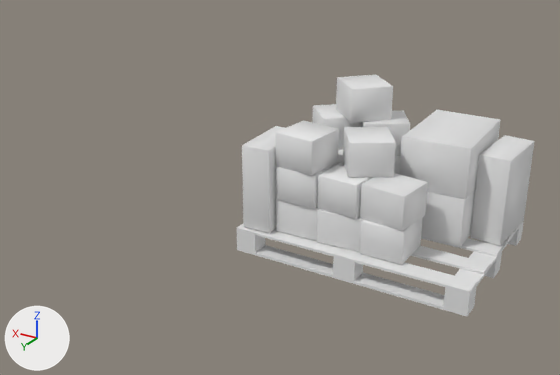
One commit to the FBX model Blender/FBX/Warehouse/Box Pallet2.fbx: the scene before it, then after it.
Before and after are seen from a 50 mm camera at (-2.05, 2.99, 1.91) aimed at (-0.22, -0.07, 0.38). Lighting does not change. The marker at lower left points along +X, +Y and +Z. Where no turn or scale is listed for an object, it has been applied to the vertices.

Objects in the first picture: 'Box Pallet2', 'Boxes2'.
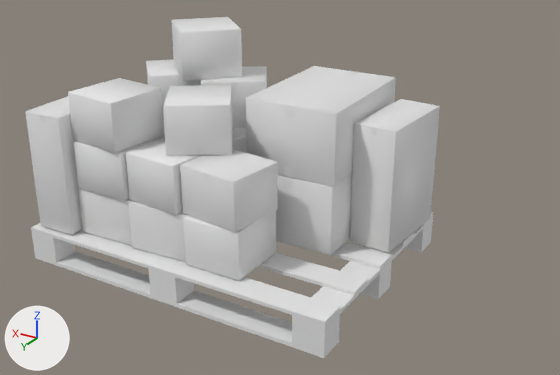
Where the change shows, as pixel boxes [x1, y1, x2, y2] in the pictures (560 x 375 px; the box of a moved part takes in the faces that stretch with it):
'Boxes2', reshaped
    before: [242, 75, 535, 265]
    after: [73, 135, 164, 201]
'Box Pallet2', mesh rescaled
    before: [237, 221, 524, 316]
    after: [31, 212, 433, 358]
'Boxes2.009', added
    after: [246, 66, 396, 187]
'Boxes2.011', added
    after: [350, 99, 440, 253]
'Boxes2.001', added
    after: [180, 149, 278, 232]
'Boxes2.006', added
    after: [68, 78, 164, 153]
'Boxes2.005', added
    after: [25, 96, 83, 235]
'Boxes2.010', added
    after: [276, 173, 353, 256]
'Boxes2.007', added
    after: [163, 85, 233, 156]
'Boxes2.002', added
    after: [183, 211, 276, 281]
'Boxes2.014', added
    after: [171, 17, 242, 81]
'Boxes2.008', added
    after: [126, 137, 203, 215]
'Boxes2.003', added
    after: [129, 201, 188, 262]
'Boxes2.004', added
    after: [78, 189, 132, 245]
'Boxes2.015', added
    after: [201, 67, 267, 128]
'Boxes2.013', added
    after: [146, 60, 202, 120]
'Boxes2.012', added
    after: [163, 120, 247, 153]
part 1 of me_cube_375, moved or reshaped
    before: [276, 163, 337, 209]
    after: [73, 135, 164, 201]
part 2 of me_cube_375, deleted
    before: [242, 75, 535, 265]

Diff of the bpy script that builds the scene:
```diff
--- a/Blender/FBX/Warehouse/Box Pallet2.fbx.py
+++ b/Blender/FBX/Warehouse/Box Pallet2.fbx.py
@@ me_cube_375 @@
-me_cube_375.from_pydata(...)  # 1408 vertices, 1280 faces; spans x -1.257..0.008, y -0.883..-0.02, z 0.133..0.84
+me_cube_375.from_pydata(...)  # 88 vertices, 80 faces; spans x 0.27..0.566, y 0.207..0.522, z 0.419..0.657
+# me_cube_375 part 1: the loose piece of 48 vertices spanning x -0.421..-0.202, y -0.297..-0.063, z 0.311..0.486 is scaled about its middle by 1.35, then moved by (0.729, 0.545, 0.139)
+# me_cube_375 part 2: 45 loose pieces with 1320 vertices, spanning x -1.257..0.008, y -0.883..-0.02, z 0.133..0.84, are deleted
 me_cube_375.materials.append(mat_boxes2_box)
@@ me_cube_366 @@
 me_cube_366.from_pydata(...)  # 192 vertices, 206 faces; spans x -1.242..0.0, y -0.9..0.0, z 0.0..0.13
+# me_cube_366 part 3: the whole mesh is scaled about its middle by 1.35, then moved by (0.621, 0.45, 0.023)
@@ ob_boxes2_009 @@
+ob_boxes2_009 = bpy.data.objects.new('Boxes2.009', me_cube_395)  # 88 vertices, 80 faces; spans x -0.612..-0.134, y -0.57..0.118, z 0.531..0.882; in mat_boxes2_box (white #e7e7e7)
+ob_boxes2_009.location = (0.0, 0.0, 0.0)
@@ ob_boxes2_014 @@
+ob_boxes2_014 = bpy.data.objects.new('Boxes2.014', me_cube_400)  # 88 vertices, 80 faces; spans x 0.034..0.463, y -0.347..0.081, z 0.896..1.134; in mat_boxes2_box (white #e7e7e7)
+ob_boxes2_014.location = (0.0, 0.0, 0.0)
@@ ob_boxes2_010 @@
+ob_boxes2_010 = bpy.data.objects.new('Boxes2.010', me_cube_396)  # 88 vertices, 80 faces; spans x -0.606..-0.141, y -0.566..0.115, z 0.182..0.533; in mat_boxes2_box (white #e7e7e7)
+ob_boxes2_010.location = (0.0, 0.0, 0.0)
@@ ob_boxes2_004 @@
+ob_boxes2_004 = bpy.data.objects.new('Boxes2.004', me_cube_390)  # 88 vertices, 80 faces; spans x 0.255..0.581, y 0.211..0.518, z 0.18..0.418; in mat_boxes2_box (white #e7e7e7)
+ob_boxes2_004.location = (0.0, 0.0, 0.0)
@@ ob_boxes2_006 @@
+ob_boxes2_006 = bpy.data.objects.new('Boxes2.006', me_cube_392)  # 88 vertices, 80 faces; spans x 0.254..0.582, y 0.192..0.538, z 0.658..0.896; in mat_boxes2_box (white #e7e7e7)
+ob_boxes2_006.location = (0.0, 0.0, 0.0)
@@ ob_boxes2_013 @@
+ob_boxes2_013 = bpy.data.objects.new('Boxes2.013', me_cube_399)  # 88 vertices, 80 faces; spans x 0.227..0.654, y -0.338..0.09, z 0.658..0.896; in mat_boxes2_box (white #e7e7e7)
+ob_boxes2_013.location = (0.0, 0.0, 0.0)
@@ ob_boxes2_003 @@
+ob_boxes2_003 = bpy.data.objects.new('Boxes2.003', me_cube_389)  # 88 vertices, 80 faces; spans x -0.067..0.266, y 0.207..0.522, z 0.18..0.418; in mat_boxes2_box (white #e7e7e7)
+ob_boxes2_003.location = (0.0, 0.0, 0.0)
@@ ob_boxes2_005 @@
+ob_boxes2_005 = bpy.data.objects.new('Boxes2.005', me_cube_391)  # 88 vertices, 80 faces; spans x 0.588..0.813, y 0.114..0.581, z 0.182..0.788; in mat_boxes2_box (white #e7e7e7)
+ob_boxes2_005.location = (0.0, 0.0, 0.0)
@@ ob_boxes2_007 @@
+ob_boxes2_007 = bpy.data.objects.new('Boxes2.007', me_cube_393)  # 88 vertices, 80 faces; spans x -0.176..0.241, y 0.018..0.441, z 0.658..0.896; in mat_boxes2_box (white #e7e7e7)
+ob_boxes2_007.location = (0.0, 0.0, 0.0)
@@ ob_boxes2_008 @@
+ob_boxes2_008 = bpy.data.objects.new('Boxes2.008', me_cube_394)  # 88 vertices, 80 faces; spans x -0.056..0.263, y 0.184..0.522, z 0.419..0.657; in mat_boxes2_box (white #e7e7e7)
+ob_boxes2_008.location = (0.0, 0.0, 0.0)
@@ ob_boxes2_002 @@
+ob_boxes2_002 = bpy.data.objects.new('Boxes2.002', me_cube_388)  # 88 vertices, 80 faces; spans x -0.367..-0.071, y 0.207..0.522, z 0.18..0.418; in mat_boxes2_box (white #e7e7e7)
+ob_boxes2_002.location = (0.0, 0.0, 0.0)
@@ ob_boxes2_015 @@
+ob_boxes2_015 = bpy.data.objects.new('Boxes2.015', me_cube_401)  # 88 vertices, 80 faces; spans x -0.111..0.309, y -0.369..0.044, z 0.658..0.896; in mat_boxes2_box (white #e7e7e7)
+ob_boxes2_015.location = (0.0, 0.0, 0.0)
@@ ob_boxes2_001 @@
+ob_boxes2_001 = bpy.data.objects.new('Boxes2.001', me_cube_387)  # 88 vertices, 80 faces; spans x -0.394..-0.044, y 0.198..0.531, z 0.419..0.657; in mat_boxes2_box (white #e7e7e7)
+ob_boxes2_001.location = (0.0, 0.0, 0.0)
@@ ob_boxes2_011 @@
+ob_boxes2_011 = bpy.data.objects.new('Boxes2.011', me_cube_397)  # 88 vertices, 80 faces; spans x -0.859..-0.615, y -0.527..-0.052, z 0.182..0.788; in mat_boxes2_box (white #e7e7e7)
+ob_boxes2_011.location = (0.0, 0.0, 0.0)
@@ ob_boxes2_012 @@
+ob_boxes2_012 = bpy.data.objects.new('Boxes2.012', me_cube_398)  # 88 vertices, 80 faces; spans x -0.134..0.848, y -0.585..0.137, z 0.182..0.66; in mat_boxes2_box (white #e7e7e7)
+ob_boxes2_012.location = (0.0, 0.0, 0.0)
```
